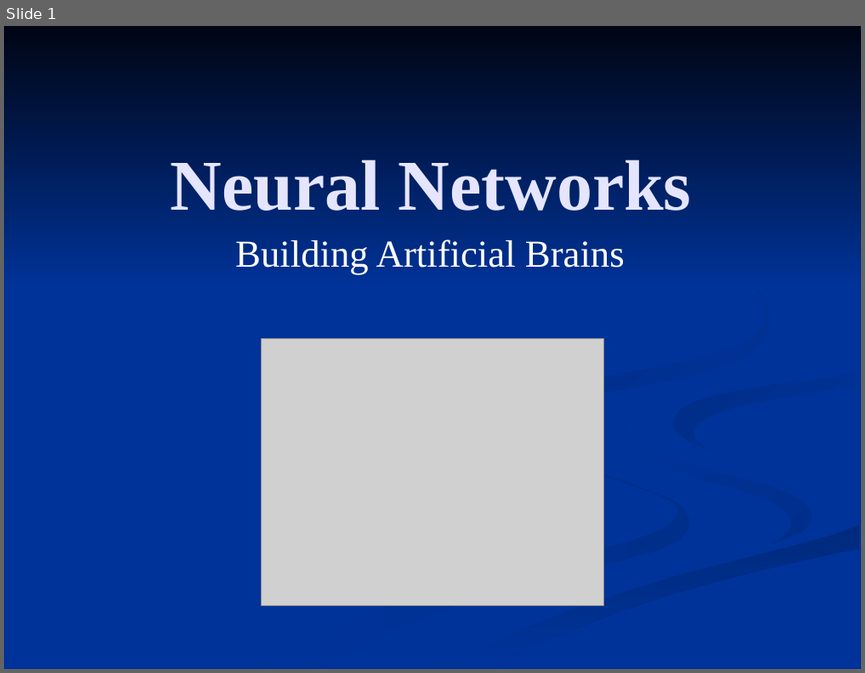
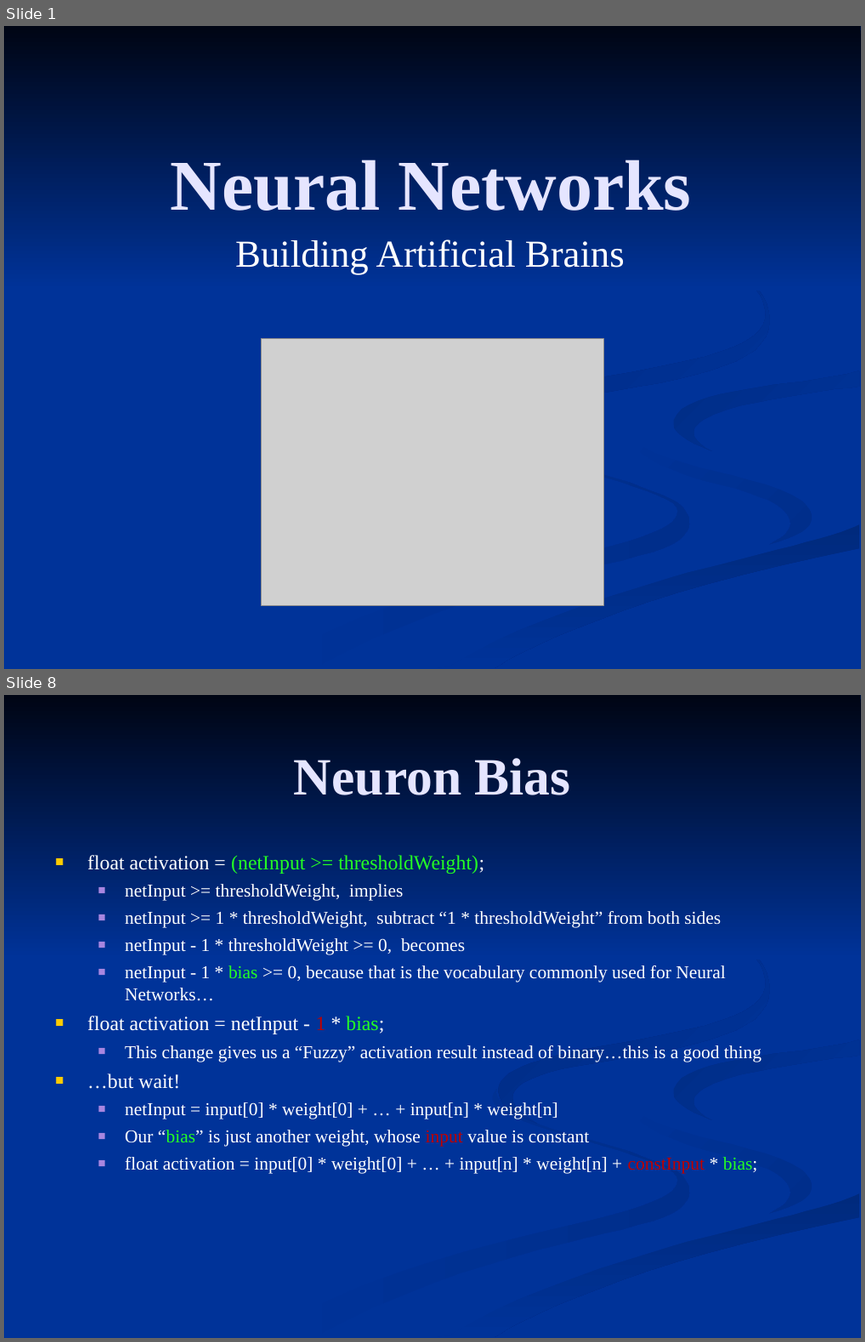
Before and after one commit to FleepyBeepy/Artificial-Intelligence, a slide deck: Lecture Slides/8.2 - Neural Networks.ppt. Shown one above the other, each under a label of ours: slide 1 before the commit, slides 1 and 8 after it; the slides between them are not shown. The pictures are 865x673 and 865x1342 pixels, drawn with LibreOffice and Linux fonts; fonts in the diff are those of the drawing; grey boxes stand for pictures. Boxes give left, top, right and bottom in pixels: in the first picture for what was removed or moved away, otherwise in the second. Text is boxed around its words. In the diff, an @@ line names an element or a change of style, - is before the commit and + after.

Commit message:
Updated Neural Network slides, hopefully easier to digest the concept.

```diff
--- a/Lecture Slides/8.2 - Neural Networks.ppt
+++ b/Lecture Slides/8.2 - Neural Networks.ppt
@@ slide 8 added at <box>4,695,861,1338</box>, background #003399; not listed: 7 template elements that a slide beside it also shows @@
@@ title added at <box>294,758,571,795</box>, 44 pt, text #E5E5FF, bold @@
+Neuron Bias
@@ text added at <box>87,855,761,1174</box>, 15.3 pt, text #FFFFFF @@
+■ float activation = (netInput >= thresholdWeight);
+  ■ netInput >= thresholdWeight, implies
+  ■ netInput >= 1 * thresholdWeight, subtract “1 * thresholdWeight” from both sides
+  ■ netInput - 1 * thresholdWeight >= 0, becomes
+  ■ netInput - 1 * bias >= 0, because that is the vocabulary commonly used for Neural Networks…
+■ float activation = netInput - 1 * bias;
+  ■ This change gives us a “Fuzzy” activation result instead of binary…this is a good thing
+■ …but wait!
+  ■ netInput = input[0] * weight[0] + … + input[n] * weight[n]
+  ■ Our “bias” is just another weight, whose input value is constant
+  ■ float activation = input[0] * weight[0] + … + input[n] * weight[n] + constInput * bias;
```
Also in this commit, not shown: 3 other slides changed, 14 other slides added, 2 slides removed.
